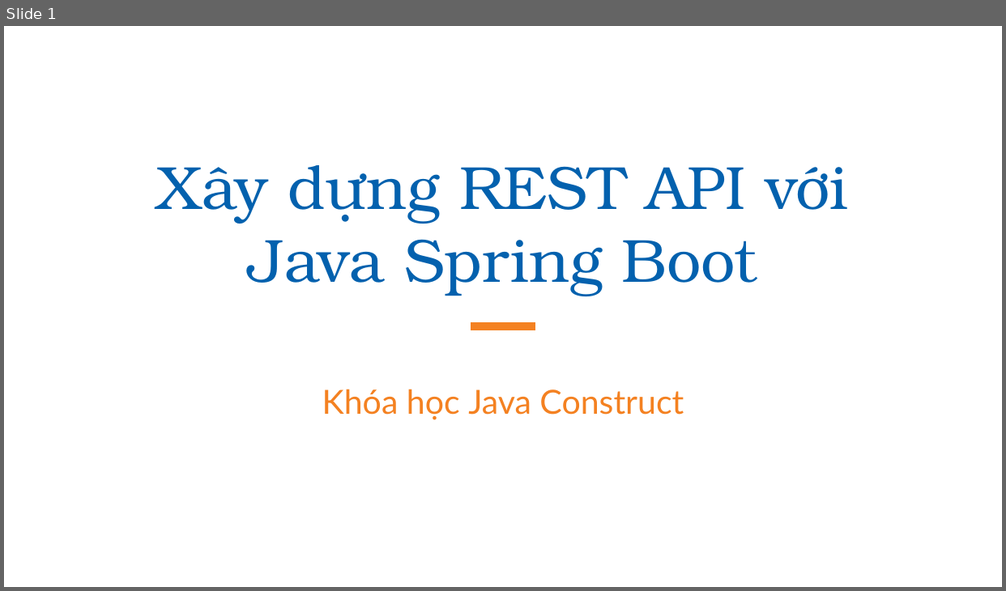
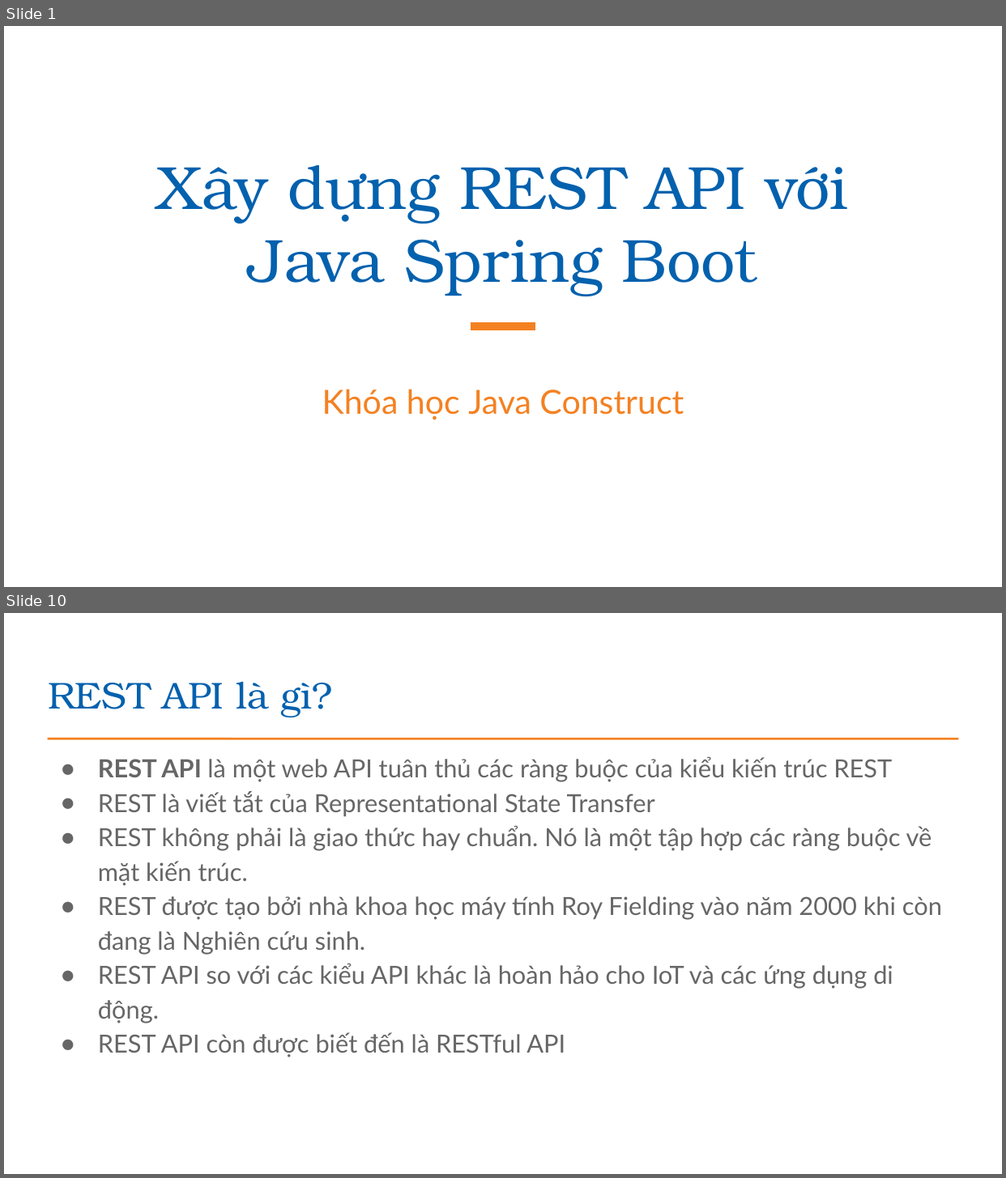
Before and after one commit to EdisonTechnologyAcademy/Java---Construction, a slide deck: presentations/Bài 23_Xay dung cac API Rest.pptx. Shown one above the other, each under a label of ours: slide 1 before the commit, slides 1 and 10 after it; the slides between them are not shown. The pictures are 1006x591 and 1006x1178 pixels, drawn with LibreOffice and Linux fonts; fonts in the diff are those of the drawing; background and template pictures are left out. Boxes give left, top, right and bottom in pixels: in the first picture for what was removed or moved away, otherwise in the second. Text is boxed around its words. In the diff, an @@ line names an element or a change of style, - is before the commit and + after.

```diff
--- a/presentations/Bài 23_Xay dung cac API Rest.pptx
+++ b/presentations/Bài 23_Xay dung cac API Rest.pptx
@@ slide 10 added at [4,613,1002,1174], background #FFFFFF @@
@@ title added at [48,682,333,717], 27 pt, text #0361AE @@
+REST API là gì?
@@ line added from (47, 739) to (959, 739), #F48121 1.5 pt @@
@@ text added at [98,757,942,1058], 18 pt, text #666666 @@
+● REST API là một web API tuân thủ các ràng buộc của kiểu kiến trúc REST
+● REST là viết tắt của Representational State Transfer
+● REST không phải là giao thức hay chuẩn. Nó là một tập hợp các ràng buộc về mặt kiến trúc.
+● REST được tạo bởi nhà khoa học máy tính Roy Fielding vào năm 2000 khi còn đang là Nghiên cứu sinh.
+● REST API so với các kiểu API khác là hoàn hảo cho IoT và các ứng dụng di động.
+● REST API còn được biết đến là RESTful API
```
Also in this commit, not shown: 4 slides changed, 36 other slides added, 39 slides removed, 1 other file.
